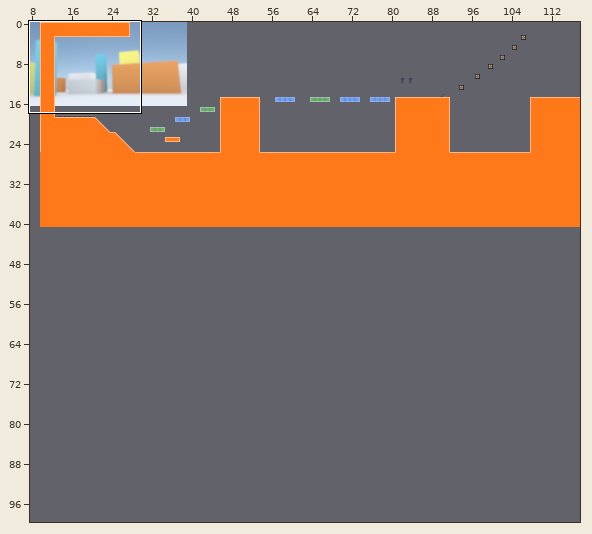
Tiled map, stored at assets/maps/level2.tmx. The picture above shows the old version from afar; the outline marks the close-up.
Close-up. Before:
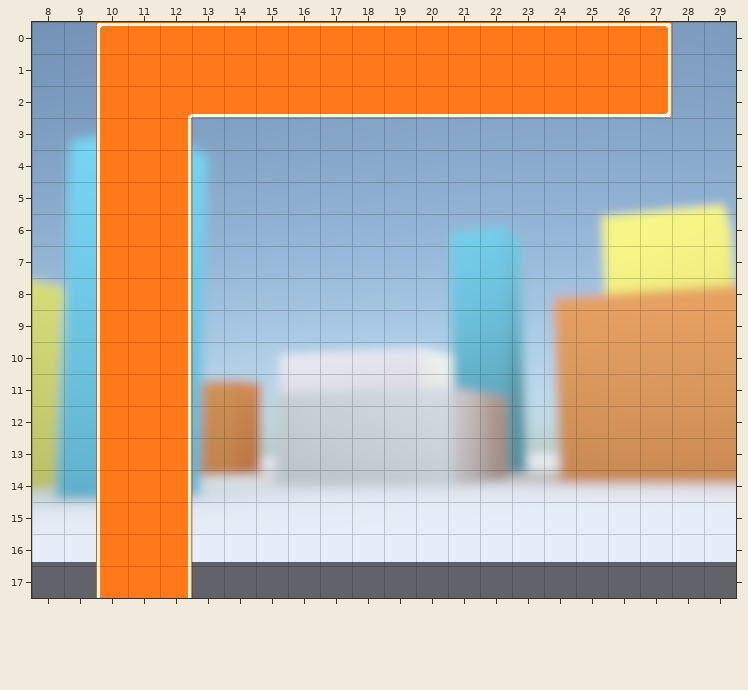
Cells are 32x32 px. Shown: x 8..29, y 0..17. The commit also changed other parts of the map, which this record leaves out.
New version:
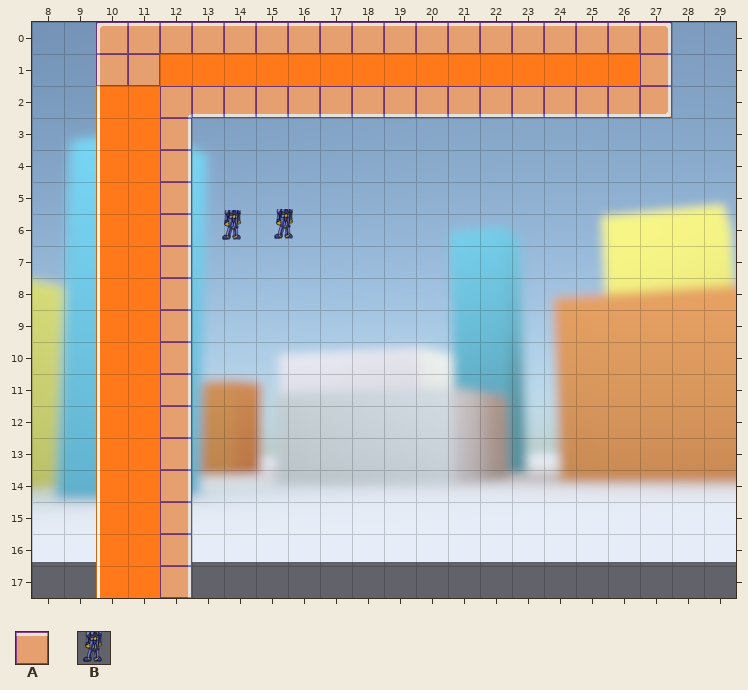
Key: from "collision": A 0; from "tilemap2": B 12.
_ is an empty cell, . an unchanged one.
Objects are placed by their top-left corner, in cells (3,4 is the top-left corner of cell 3,4); size is 1x1 cell unless given.
Tiles of an added or newly shown layer are drawn over the layers below it.
See-through tiles are keyed as they look on the map.
Change:
--- layer "Objects"
-(outside this view)
+B "player2" at 15.4,5.8
-(outside this view)
+B "player1" at 13.8,5.9
--- layer "SharedCollision" (now shown)
@@ x 10..27 @@
- 0 __________________
- 1 __..............._
- 2 ..________________
- 3 .._...............
- 4 .._...............
- 5 .._...............
- 6 .._...............
- 7 .._...............
- 8 .._...............
- 9 .._...............
-10 .._...............
-11 .._...............
-12 .._...............
-13 .._...............
-14 .._...............
-15 .._...............
-16 .._...............
-17 .._...............
+ 0 AAAAAAAAAAAAAAAAAA
+ 1 AA...............A
+ 2 ..AAAAAAAAAAAAAAAA
+ 3 ..A...............
+ 4 ..A...............
+ 5 ..A...............
+ 6 ..A...............
+ 7 ..A...............
+ 8 ..A...............
+ 9 ..A...............
+10 ..A...............
+11 ..A...............
+12 ..A...............
+13 ..A...............
+14 ..A...............
+15 ..A...............
+16 ..A...............
+17 ..A...............
Boxes around the changes in both close-ups, in picture pixels (x1, y1, x2, y2):
changed: (96, 22, 672, 598)
